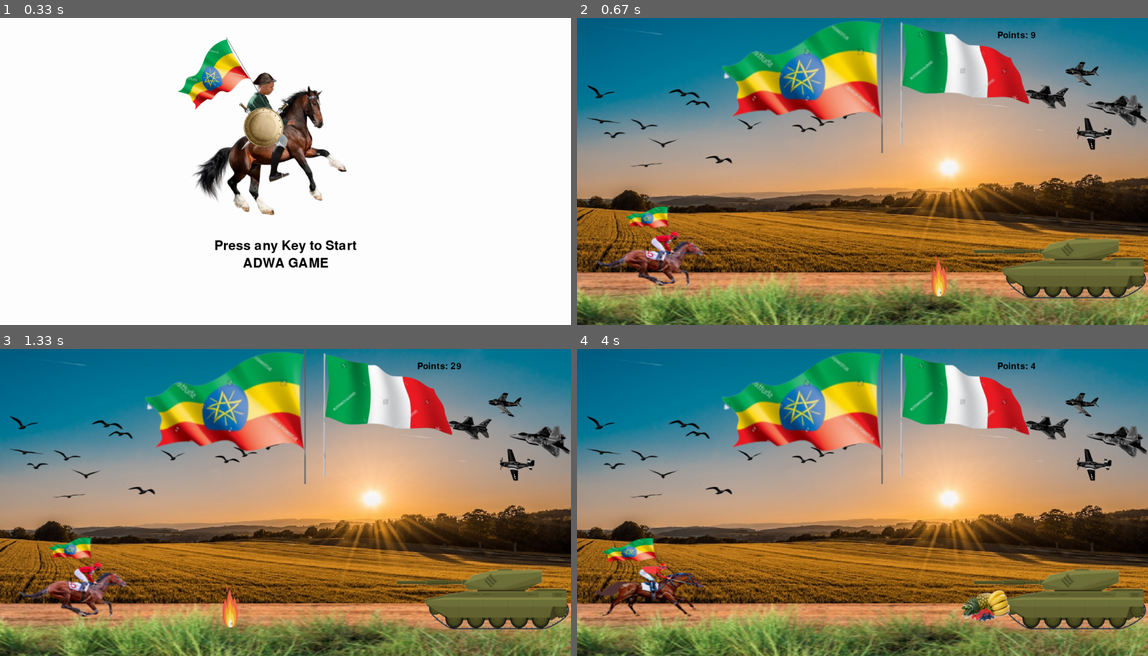
Above: before the commit, frames 1-4 (two rows, left to right).
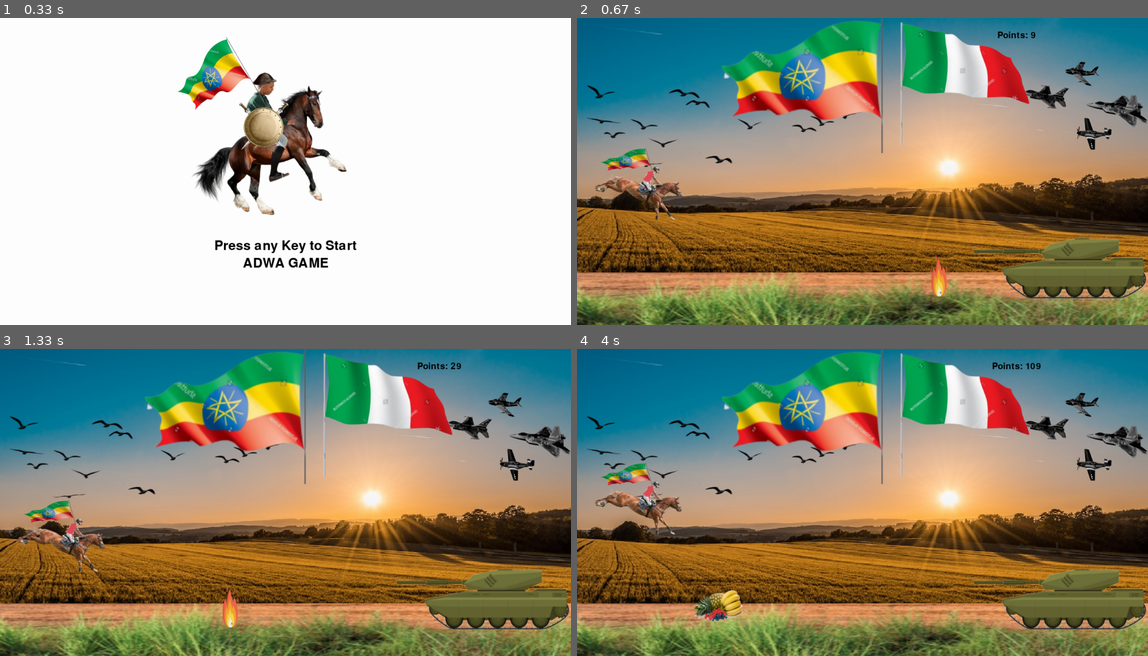
Above: after the commit, the same moments.

Repository: tans1/ADWA-GAME-IN-PYGAME
Game: pygame game, started from main.py
Two runs of this game, one before a commit and one after it. Both use one fixed random seed, a clock stepped at 60 frames per second and the inputs below.
Inputs:
- Up to frame 1 (0.33 s): no input
- Up to frame 2 (0.67 s): hold Up from 0.33 s (still down)
- Up to frame 3 (1.33 s): release Up at 0.8 s; hold Down 0.83-1.13 s; hold Up from 1.17 s (still down)
- Up to frame 4 (4 s): release Up at 1.53 s; hold Down 2.3-2.6 s; hold Up 2.63-3 s; hold Down 3.03-3.4 s; hold Up 3.43-3.73 s

Frame 1 is identical in both runs. In frame 2, 2.6% of the frame differs, in the area x 3-23%, y 42-88%; in frame 3, 2.5%; in frame 4, 4.1%, in the area x 3-82%, y 4-89%.

Commit message:
last edition

Diff:
--- a/main.py
+++ b/main.py
@@ -83,7 +83,7 @@
         if self.step_index >= 10:
             self.step_index = 0
 
-        if userInput[pygame.K_SPACE] and not self.horse_jump:
+        if userInput[pygame.K_UP] and not self.horse_jump:
             self.horse_down = False
             self.horse_run = False
             self.horse_jump = True
